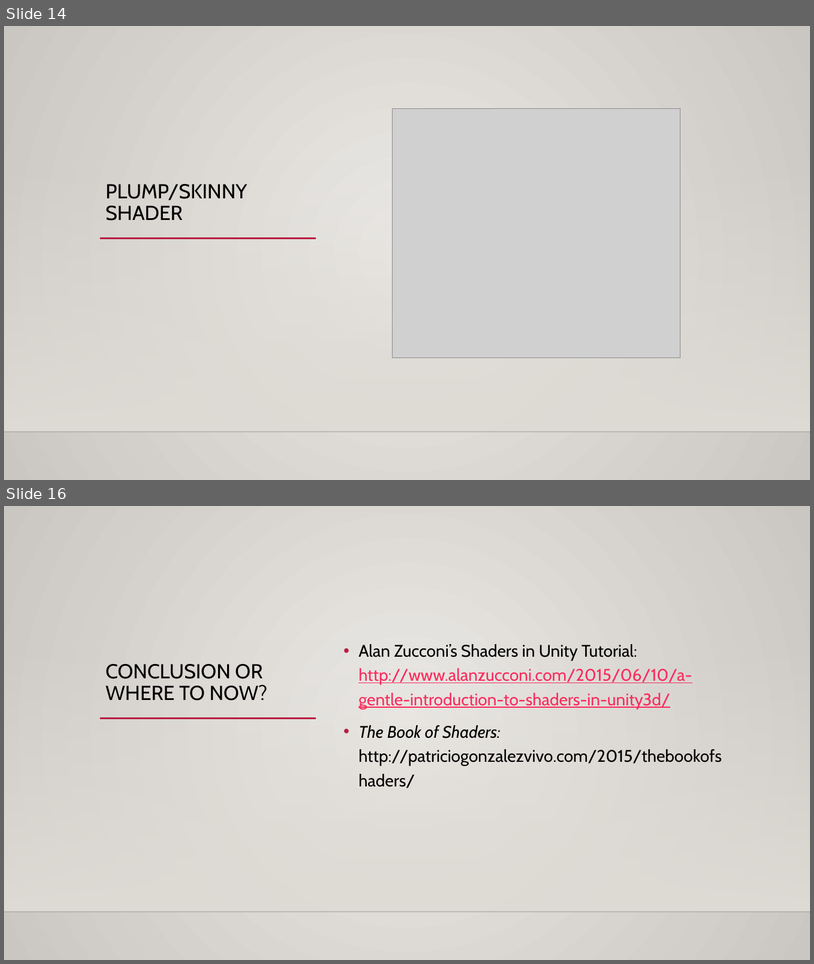
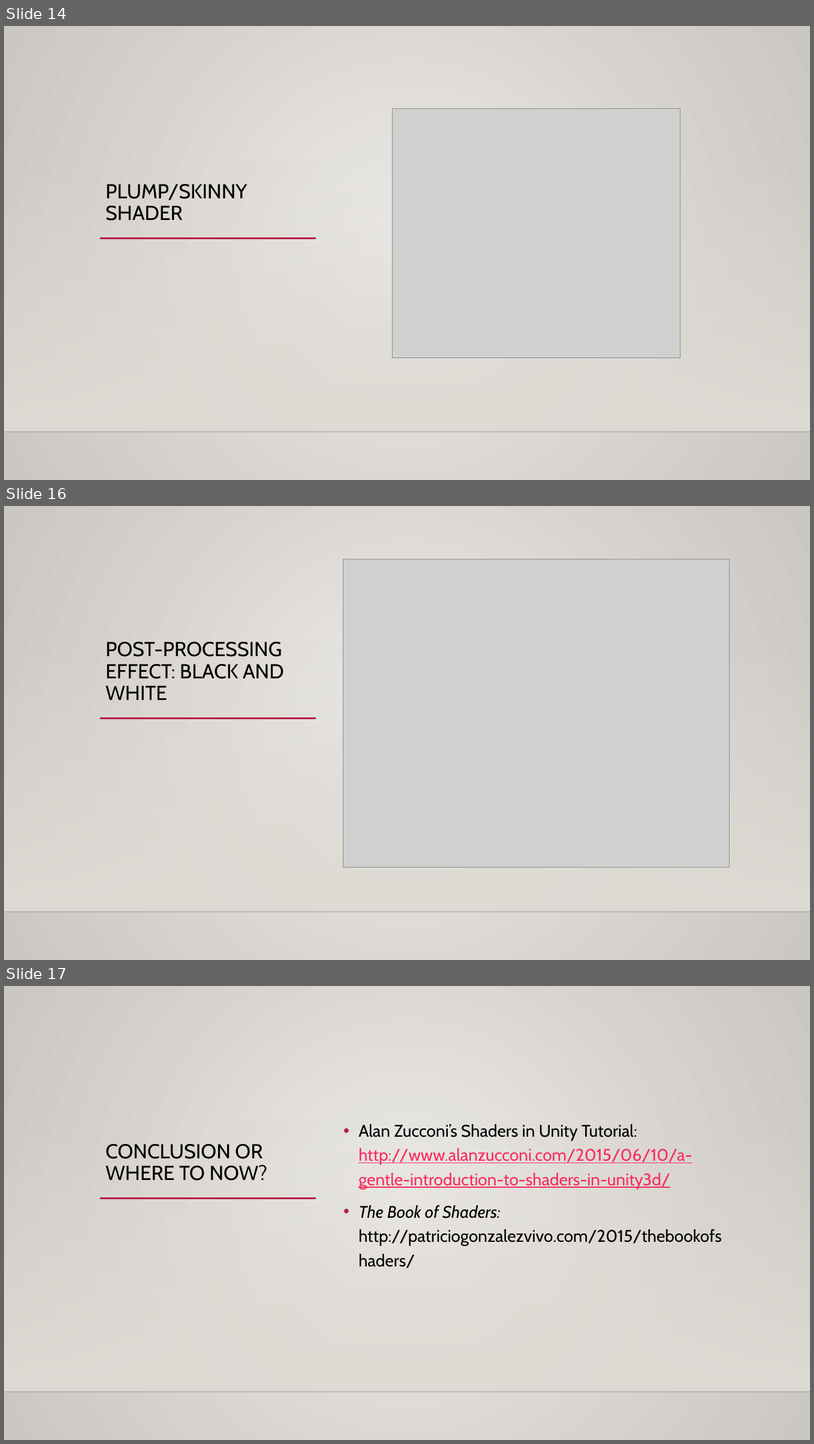
Before and after one commit to mariannabudnikova/shader_intro, a slide deck: ShaderIntro.pptm. Shown one above the other, each under a label of ours: slides 14 and 16 before the commit, slides 14, 16 and 17 after it; the slides between them are not shown. The pictures are 814x964 and 814x1444 pixels, drawn with LibreOffice and Linux fonts; fonts in the diff are those of the drawing; grey boxes stand for pictures; background and template pictures are left out. Boxes give left, top, right and bottom in pixels: in the first picture for what was removed or moved away, otherwise in the second. Text is boxed around its words. In the diff, an @@ line names an element or a change of style, - is before the commit and + after.

```diff
--- a/ShaderIntro.pptm
+++ b/ShaderIntro.pptm
@@ slide 16 added at <box>4,506,810,960</box>, background gradient #ECEAE7 to #CAC7C1; not listed: 3 template elements that a slide beside it also shows @@
@@ picture added at <box>344,559,730,867</box> @@
@@ title added at <box>105,642,284,700</box>, 24 pt, text #000000 @@
+POST-PROCESSING EFFECT: BLACK AND WHITE
@@ what was slide 16 is now slide 17 @@
```
Also in this commit, not shown: 3 slides changed, 1 other file.
